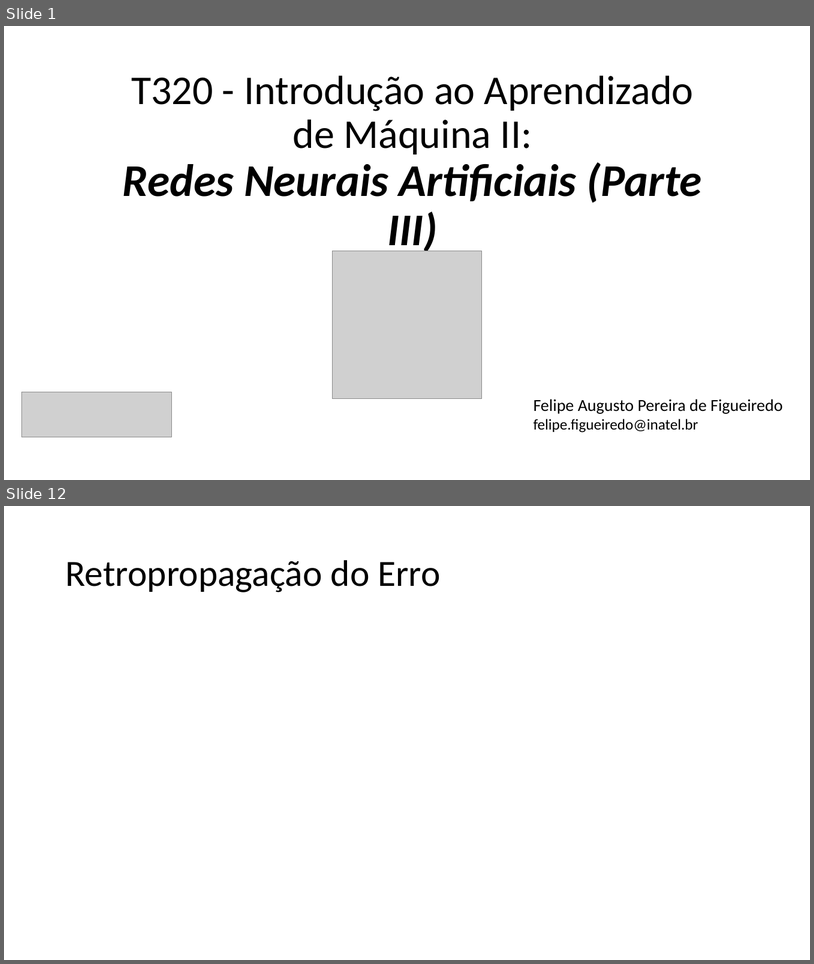
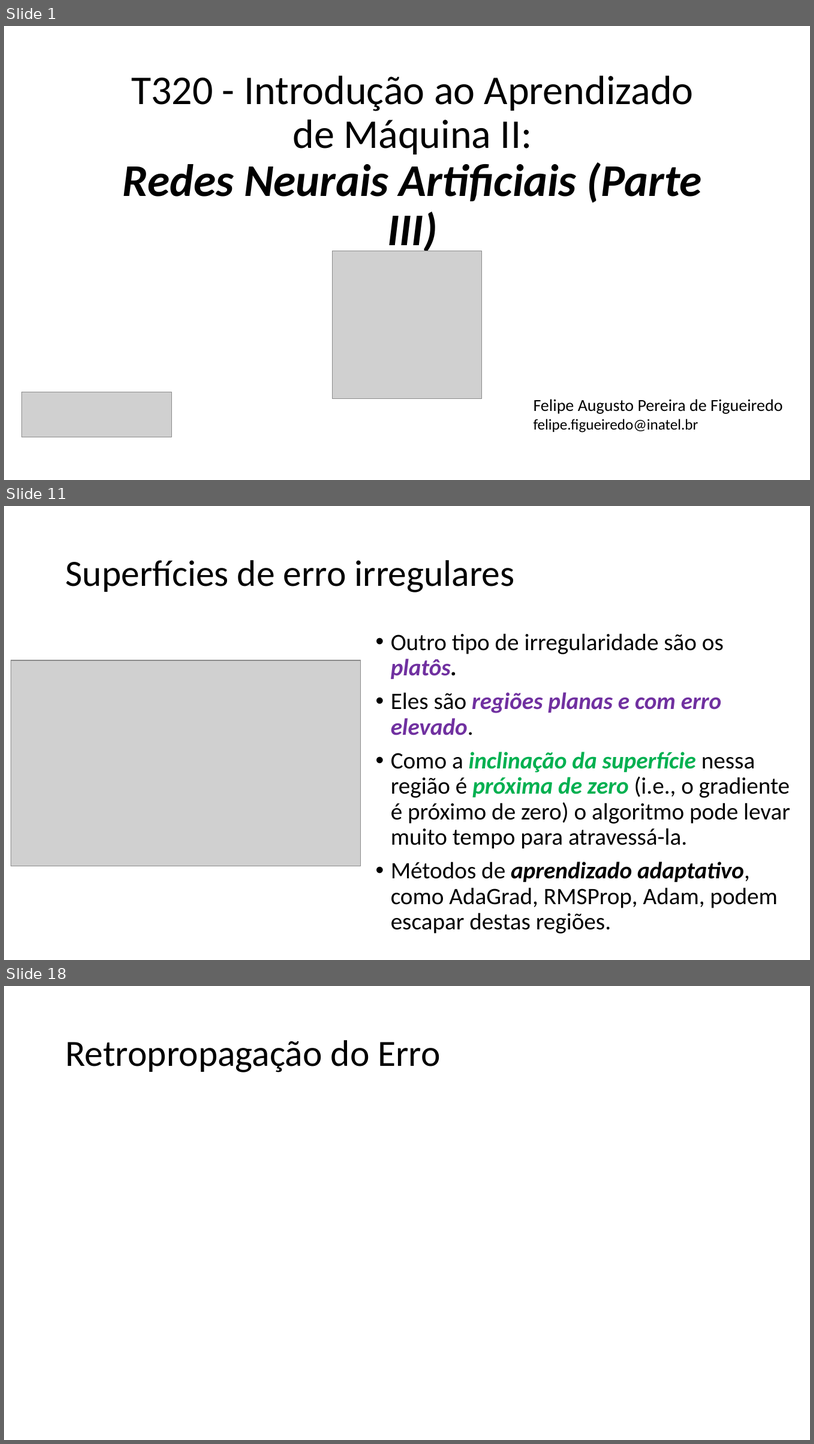
Before and after one commit to zz4fap/t320_aprendizado_de_maquina, a slide deck: slides/T320_Redes_Neurais_Artificiais (Parte III).pptx. Shown one above the other, each under a label of ours: slides 1 and 12 before the commit, slides 1, 11 and 18 after it; the slides between them are not shown. The pictures are 814x964 and 814x1444 pixels, drawn with LibreOffice and Linux fonts; fonts in the diff are those of the drawing; grey boxes stand for pictures. Boxes give left, top, right and bottom in pixels: in the first picture for what was removed or moved away, otherwise in the second. Text is boxed around its words. In the diff, an @@ line names an element or a change of style, - is before the commit and + after.

```diff
--- a/slides/T320_Redes_Neurais_Artificiais (Parte III).pptx
+++ b/slides/T320_Redes_Neurais_Artificiais (Parte III).pptx
@@ slide 11 added at bbox=[4, 506, 810, 960], background #FFFFFF @@
@@ title added at bbox=[65, 560, 515, 592], 44 pt, text #000000 @@
+Superfícies de erro irregulares
@@ text added at bbox=[391, 633, 791, 933], 28 pt, text #000000 @@
+• Outro tipo de irregularidade são os platôs.
+• Eles são regiões planas e com erro elevado.
+• Como a inclinação da superfície nessa região é próxima de zero (i.e., o gradiente é próximo de zero) o algoritmo pode levar muito tempo para atravessá-la.
+• Métodos de aprendizado adaptativo, como AdaGrad, RMSProp, Adam, podem escapar destas regiões.
@@ picture added at bbox=[11, 660, 360, 866] @@
@@ what was slide 12 is now slide 18 @@
```
Also in this commit, not shown: 11 slides changed, 6 other slides added, 1 slide removed, 2 other files.
